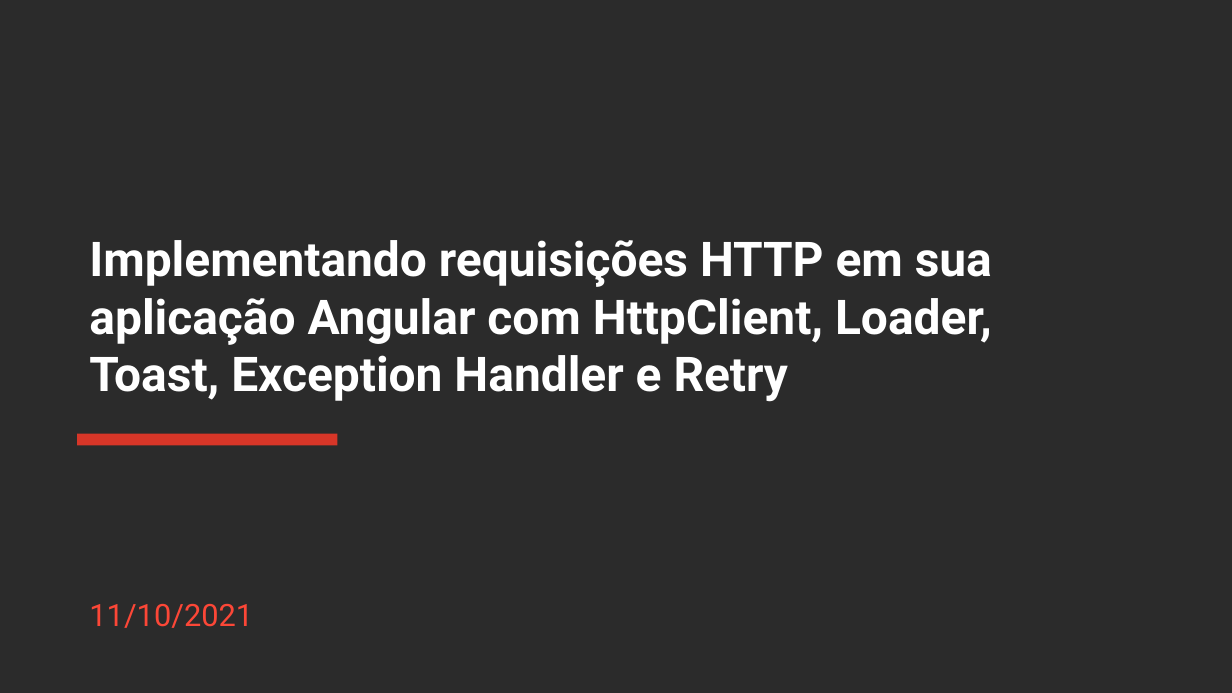
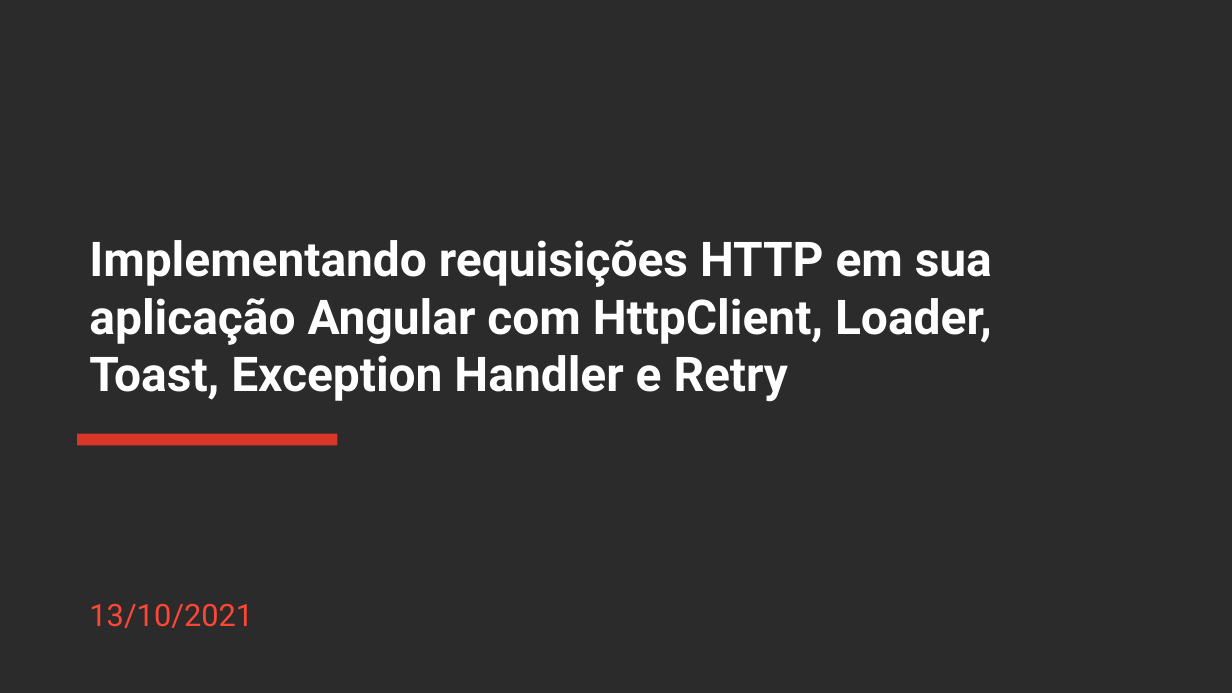
Before and after one commit to rocketseat-creators-program/angular-http-requests-2021-10-13, a slide deck: slide 1 of Apresentacao_Angular_HTTP_Requests.pptx. Drawn at 1232x693 pixels with LibreOffice and Linux fonts; fonts in the diff are those of the drawing; background and template pictures are left out; a plain dark background stands for a picture behind light text. Boxes give left, top, right and bottom in pixels: in the first picture for what was removed or moved away, otherwise in the second. Text is boxed around its words. In the diff, an @@ line names an element or a change of style, - is before the commit and + after.

```diff
--- a/Apresentacao_Angular_HTTP_Requests.pptx
+++ b/Apresentacao_Angular_HTTP_Requests.pptx
@@ subtitle at (x1=89, y1=604, x2=253, y2=628): text changed @@
-11/10/2021
+13/10/2021
```
Also in this commit, not shown: 2 other slides changed.
